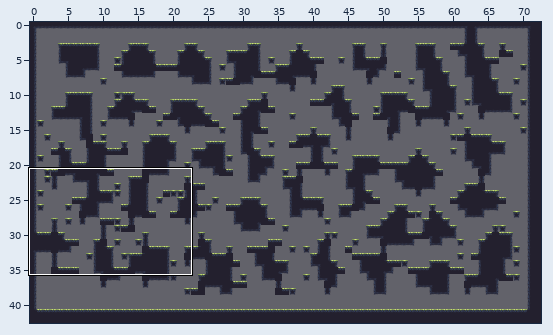
Tiled map -- Nez.Samples/Content/Platformer/randomMap0.tmx. The first picture is a wide view before the edit; the outline marks the close-up.
Close-up. Old version:
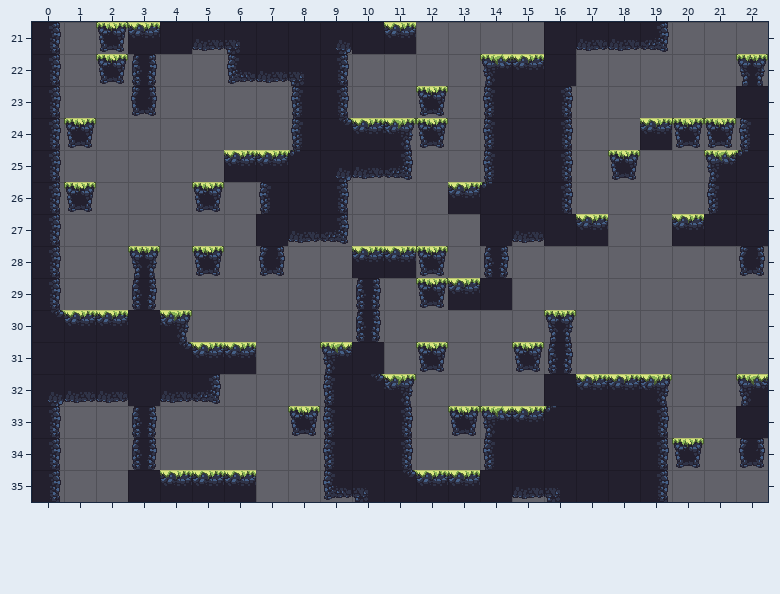
Cells are 32x32 px. Shown: x 0..22, y 21..35. The commit also changed other parts of the map, which this record leaves out.
And afterwards:
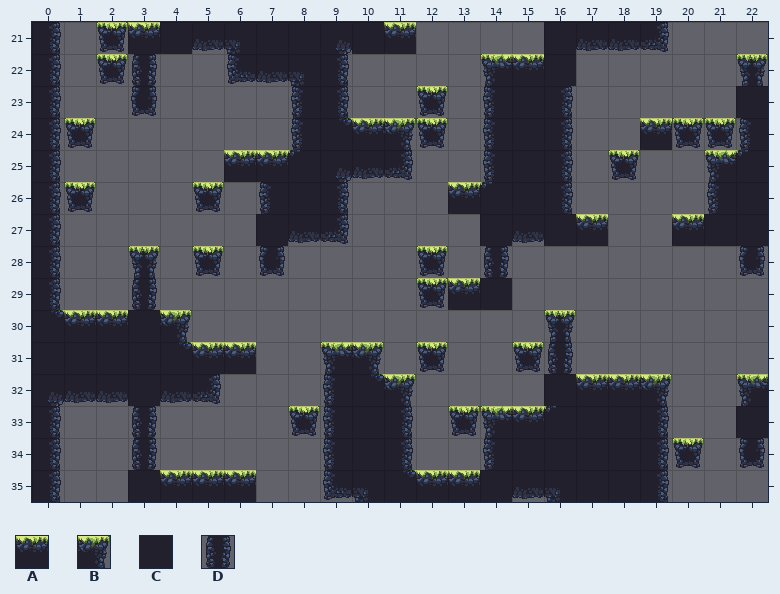
Key: from "forest_summer_tile_set": A 1, B 2, C 11, D 13.
_ is an empty cell.
What changed:
Layer "main":
The author changed tile C to tile B in row 31 at x 10.
The edit erases tile A in row 28 at x 10 to 11.
The edit erases tile D in rows 29 to 30 at x 10.
Changed places in both close-ups, as pixel boxes (x1, y1, x2, y2):
changed: (352, 246, 416, 374)
